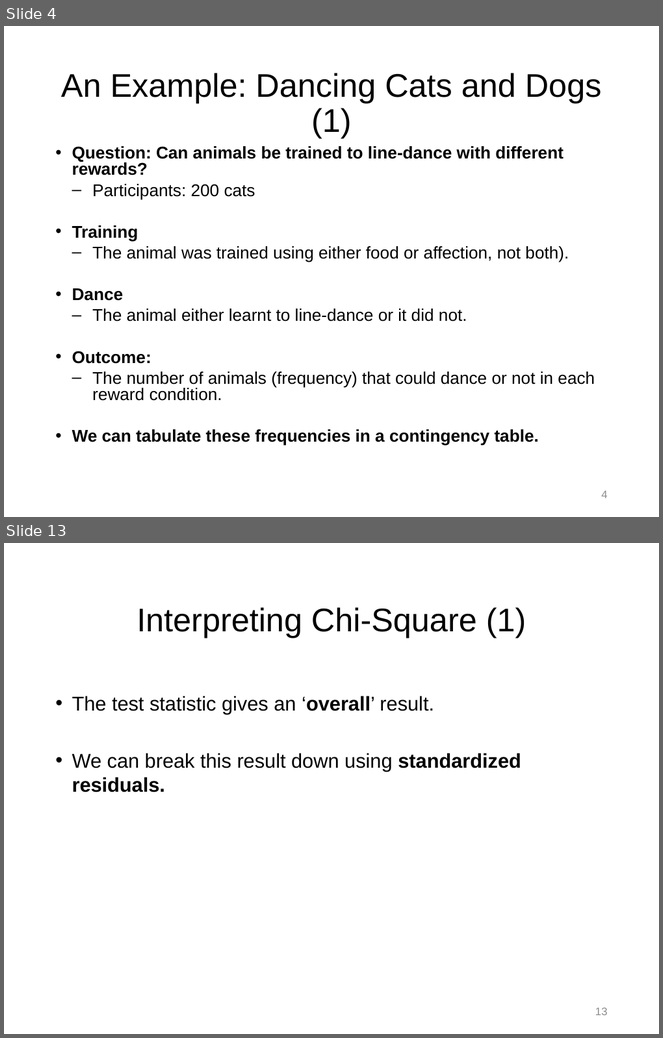
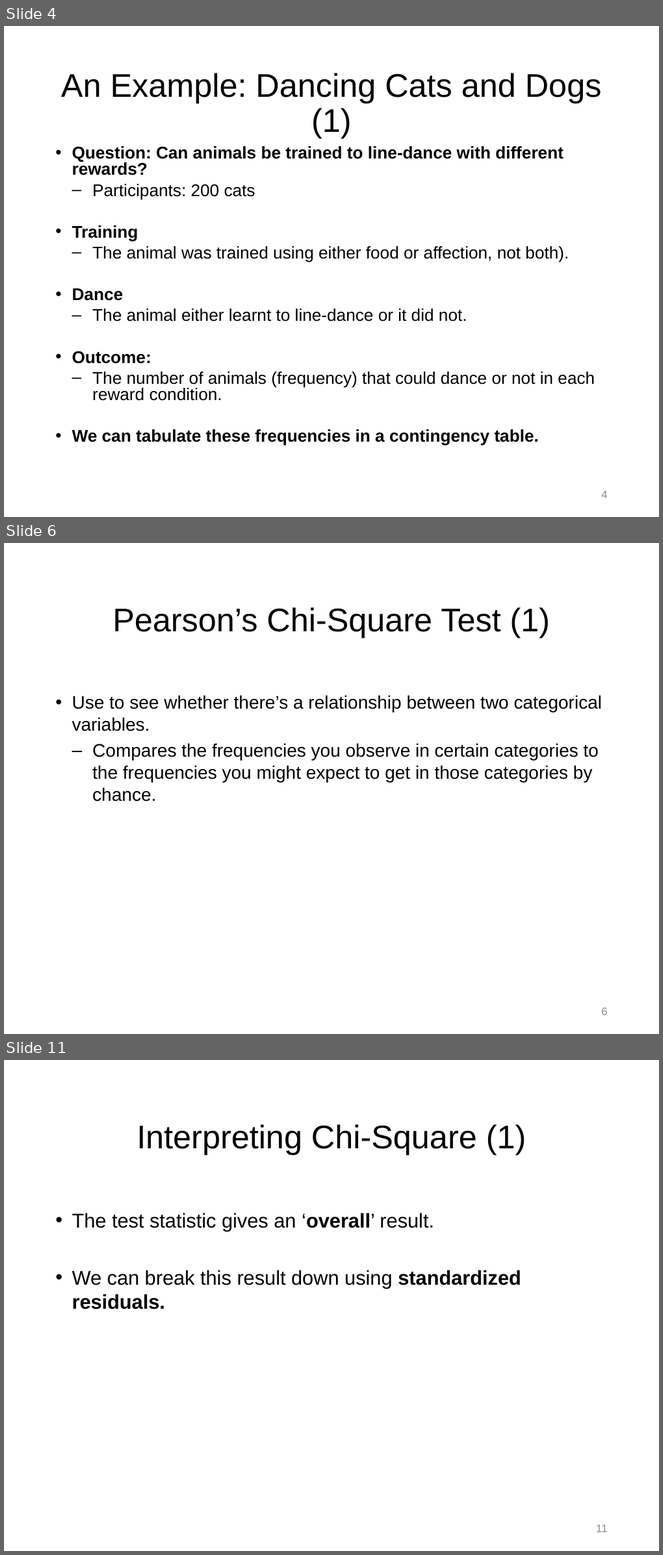
Before and after one commit to npm27/Teaching-Materials, a slide deck: Stats/Slides/10 Chapter 19 Slides.pptx. Shown one above the other, each under a label of ours: slides 4 and 13 before the commit, slides 4, 6 and 11 after it; the slides between them are not shown. The pictures are 663x1038 and 663x1555 pixels, drawn with LibreOffice and Linux fonts; fonts in the diff are those of the drawing. Boxes give left, top, right and bottom in pixels: in the first picture for what was removed or moved away, otherwise in the second. Text is boxed around its words. In the diff, an @@ line names an element or a change of style, - is before the commit and + after.

```diff
--- a/Stats/Slides/10 Chapter 19 Slides.pptx
+++ b/Stats/Slides/10 Chapter 19 Slides.pptx
@@ slide 6 added at (x1=4, y1=543, x2=659, y2=1034), background #FFFFFF @@
@@ title added at (x1=113, y1=607, x2=551, y2=638), 36 pt, text #000000 @@
+Pearson’s Chi-Square Test (1)
@@ text added at (x1=72, y1=695, x2=603, y2=802), 20 pt, text #000000 @@
+• Use to see whether there’s a relationship between two categorical variables.
+  – Compares the frequencies you observe in certain categories to the frequencies you might expect to get in those categories by chance.
@@ page number added at (x1=601, y1=1008, x2=607, y2=1016), 12 pt, text #8C8C8C @@
+6
@@ what was slide 13 is now slide 11 @@
@@ page number at (x1=596, y1=1525, x2=607, y2=1533): text changed @@
-13
+11
```
Also in this commit, not shown: 6 slides changed, 3 slides removed.
